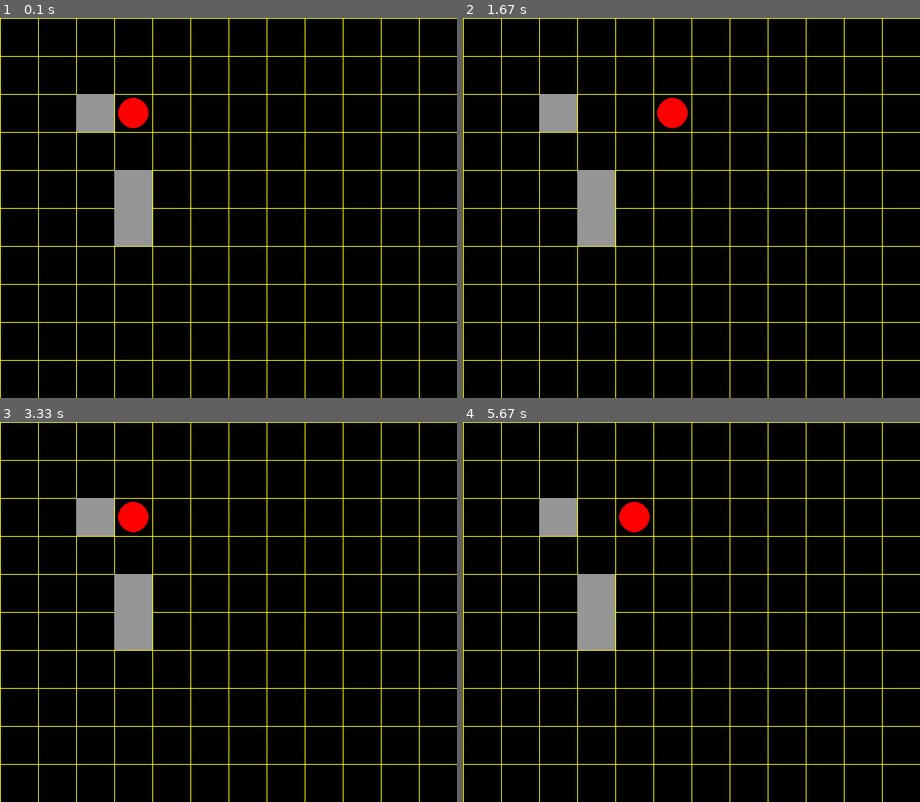
Above: before the commit, frames 1-4 (two rows, left to right).
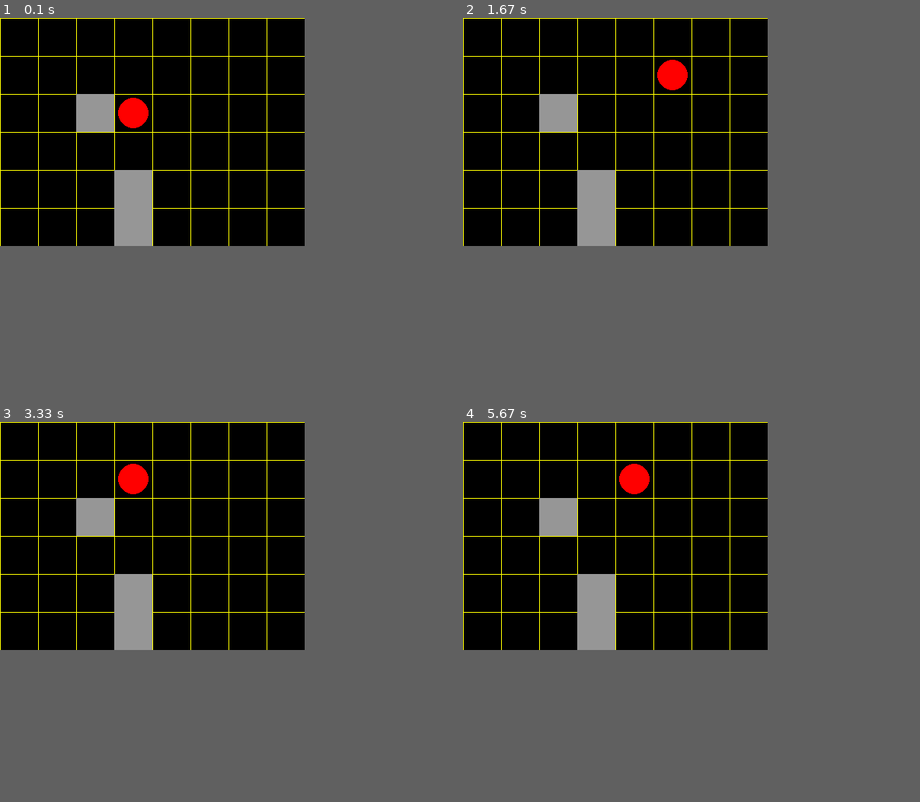
Above: after the commit, the same moments.

Repository: anandology/pygame-workshop
Game: pygame game, started from game5.py
Two runs of this game, one before a commit and one after it. Both use one fixed random seed, a clock stepped at 60 frames per second and the inputs below.
Inputs:
- Up to frame 1 (0.1 s): no input
- Up to frame 2 (1.67 s): hold Right 0.33-0.8 s; hold Up 0.83-1.13 s; hold Right 1.17-1.63 s
- Up to frame 3 (3.33 s): hold Left 1.67-2.2 s; hold Down 2.23-2.53 s; hold Left 2.57-2.97 s; hold Up from 3 s (still down)
- Up to frame 4 (5.67 s): release Up at 3.37 s; hold Right 3.4-4.03 s; hold Down 4.07-4.43 s; hold Left 4.47-4.93 s; hold Right 4.97-5.43 s; hold Up from 5.47 s (still down)
In our replay, the window is 600x500 before the commit and 400x300 after it. These sizes can differ from the game's own. Grey fills any space a smaller window leaves; there, only what the larger window draws over its background counts as a difference.

The runs differ from the first frame. In frame 1, 2.4% of the frame differs, in the area x 0-100%, y 0-100%; in frame 2, 3.2%; in frame 3, 3.2%; in frame 4, 3.2%.

Commit message:
improvements

Diff:
--- a/game5.py
+++ b/game5.py
@@ -3,23 +3,26 @@
 
 pygame.init()
 
-# Set the window size
-size = 600, 500
-w, h = size
-
-screen = pygame.display.set_mode(size)
-
 BLACK = 0, 0, 0
 RED = 255, 0, 0
 GRAY = 150, 150, 150
 YELLOW = 255, 255, 0
-r = 25
 
+
+COLS = 8
+ROWS = 6
 BALL_COLOR = RED
 BALL_RADIUS = 20
 WALL_COLOR = GRAY
 CELL_WIDTH = 50
 CELL_HEIGHT = 50
+
+# Set the window size
+size = COLS*CELL_WIDTH, ROWS*CELL_HEIGHT
+w, h = size
+
+screen = pygame.display.set_mode(size)
+
 
 WALLS = [
     (3, 4),
@@ -63,20 +66,45 @@
     else:
         return x
 
+def move(new_x, new_y):
+    """Move the ball to (new_x, new_y) if possible.
+    If moving there is not possible, the ball position
+    will not be changed.
+    """
+    global x, y
+    # if new_x < 0 or new_x >= COLS:
+    #     return
+    # if new_y < 0 or new_y >= ROWS:
+    #     return
+    # if (new_x, new_y) in WALLS:
+    #     return
+    if is_move_allowed(new_x, new_y):
+        x, y = new_x, new_y
+    else:
+        # TODO: play beep sound
+        print("Not possible!")
+
+def is_move_allowed(x, y):
+    return (
+        0 <= x < COLS
+        and 0 <= y < ROWS
+        and (x, y) not in WALLS
+        )
+
 def main():
-    global x
     while True:
         for event in pygame.event.get():
             if event.type == pygame.QUIT:
                 sys.exit()
             elif event.type == pygame.KEYDOWN:
                 if event.key == pygame.K_RIGHT:
-                    if (x+1, y) in WALLS:
-                        print("Not possible!")
-                    else:
-                        x = x+1
+                    move(x+1, y)
                 elif event.key == pygame.K_LEFT:
-                    x = x-1
+                    move(x-1, y)
+                elif event.key == pygame.K_UP:
+                    move(x, y-1)
+                elif event.key == pygame.K_DOWN:
+                    move(x, y+1)
 
         paint()
         pygame.display.flip()
